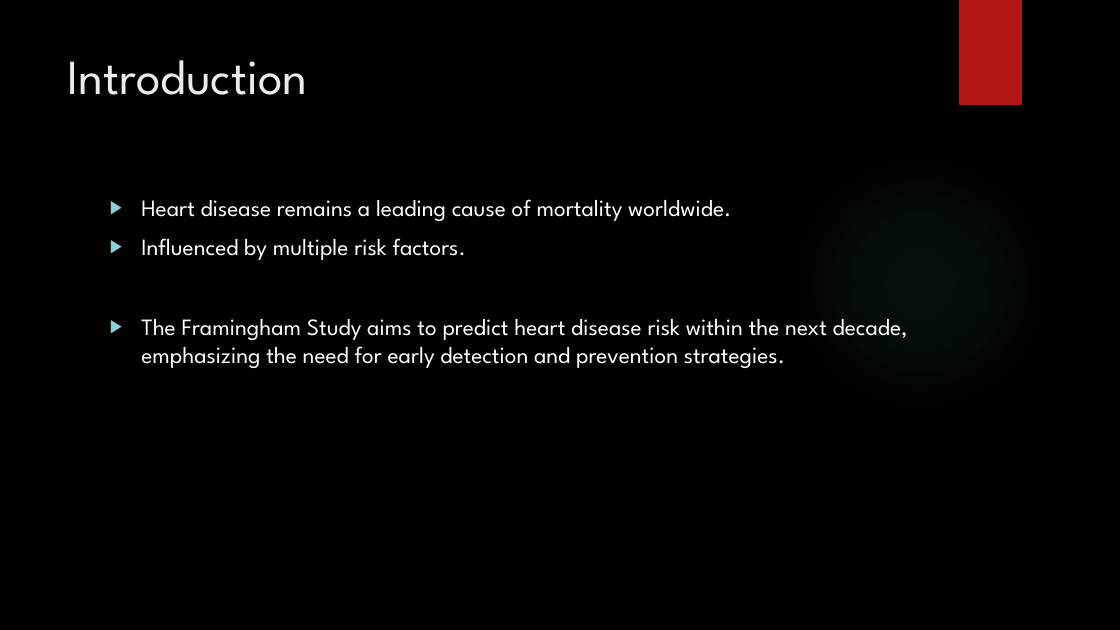
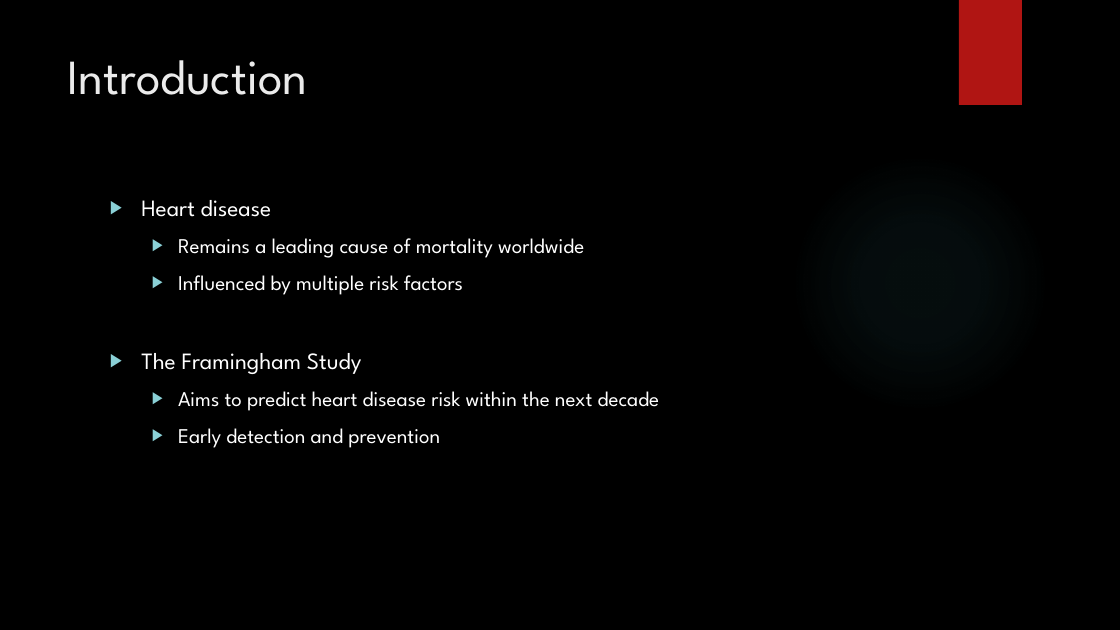
Before and after one commit to airenare/Heart-Disease-Risk-Prediction, a slide deck: slide 3 of reports/Capstone 2 - Keynotes.pptx. Drawn at 1120x630 pixels with LibreOffice and Linux fonts; fonts in the diff are those of the drawing; background and template pictures are left out. Boxes give left, top, right and bottom in pixels: in the first picture for what was removed or moved away, otherwise in the second. Text is boxed around its words. In the diff, an @@ line names an element or a change of style, - is before the commit and + after.

```diff
--- a/reports/Capstone 2 - Keynotes.pptx
+++ b/reports/Capstone 2 - Keynotes.pptx
@@ text at [141, 200, 659, 448]: text changed; size 20 to 18 pt @@
-▶ Heart disease remains a leading cause of mortality worldwide.
-▶ Influenced by multiple risk factors.
-▶ The Framingham Study aims to predict heart disease risk within the next decade, emphasizing the need for early detection and prevention strategies.
+▶ Heart disease
+  ▶ Remains a leading cause of mortality worldwide
+  ▶ Influenced by multiple risk factors
+▶ The Framingham Study
+  ▶ Aims to predict heart disease risk within the next decade
+  ▶ Early detection and prevention
```
Also in this commit, not shown: 5 other slides changed, 6 slides added, 2 other files.
